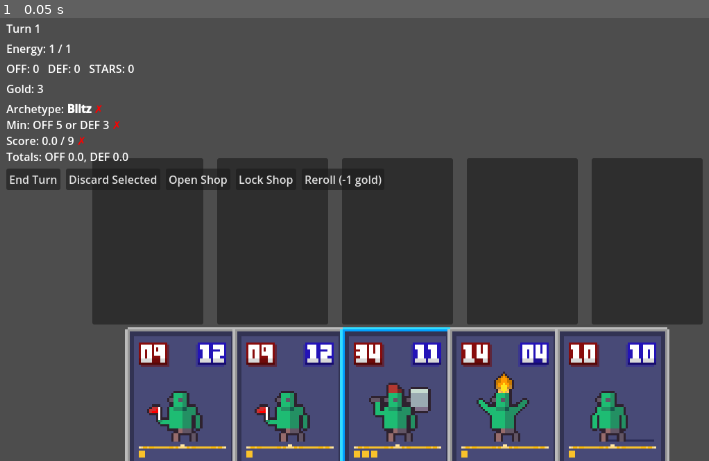
Above: before the commit, frame 1.
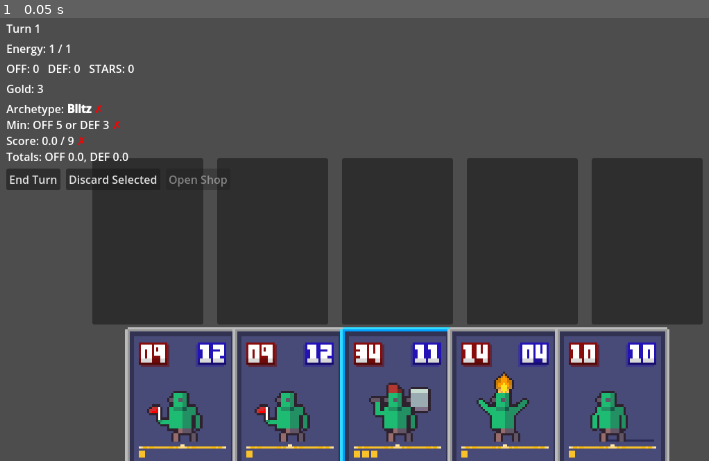
Above: after the commit, the same moment.

Repository: pewdsdamew-tech/goblin-card-game1
Game: Godot game, scene res://scenes/Game.tscn
The game is run twice, just before and just after one commit, with the same random seed, the same clock (stepped at 60 frames per second) and the same inputs.
Inputs:
- Up to frame 1 (0.05 s): no input

The runs differ from the first frame. In frame 1, 0.3% of the frame differs, in the area x 23-54%, y 34-39%.

Commit message:
Gate shop actions to pending state and remove extra lock/reroll buttons

Diff:
--- a/scenes/Game.tscn
+++ b/scenes/Game.tscn
@@ -68,14 +68,6 @@
 layout_mode = 2
 text = "Open Shop"
 
-[node name="ShopLockButton" type="Button" parent="Stats/VBoxContainer/Buttons"]
-layout_mode = 2
-text = "Lock Shop"
-
-[node name="ShopRerollButton" type="Button" parent="Stats/VBoxContainer/Buttons"]
-layout_mode = 2
-text = "Reroll (-1 gold)"
-
 [node name="VBoxContainer" type="VBoxContainer" parent="."]
 layout_mode = 0
 anchor_right = 1.0
--- a/scripts/Game.gd
+++ b/scripts/Game.gd
@@ -36,6 +36,7 @@
 var shop_open: bool = false
 var shop_minimized: bool = false
 var shop_locked: bool = false
+var shop_pending: bool = false
 
 
 func _ready() -> void:
@@ -322,6 +323,7 @@
 	var requirements := get_turn_requirements(turn_number)
 	if _meets_requirements(requirements):
 		turn_number += 1
+		shop_pending = true
 		_open_shop_overlay()
 	else:
 		_show_game_over(requirements)
@@ -355,6 +357,7 @@
 
 func _start_turn() -> void:
 	_close_shop_overlay(false)
+	shop_pending = false
 	purchases_this_turn = 0
 	discard_gold_claimed = false
 	if turn_number == 1:
@@ -596,6 +599,8 @@
 
 
 func _open_shop_overlay() -> void:
+	if not shop_pending:
+		return
 	shop_open = true
 	shop_minimized = false
 	# Respect lock: only clear when unlocked and empty
@@ -660,11 +665,15 @@
 
 
 func _on_shop_skip_pressed() -> void:
+	if not shop_pending:
+		return
 	_close_shop_overlay(true)
 	_start_turn()
 
 
 func _on_shop_toggle_pressed() -> void:
+	if not shop_pending:
+		return
 	if not shop_open:
 		_open_shop_overlay()
 		return
@@ -681,6 +690,8 @@
 
 
 func _try_buy_card(card: Node) -> void:
+	if not shop_pending:
+		return
 	if purchases_this_turn >= 1:
 		return
 	if card == null or not _is_in_shop_offer(card):
@@ -723,6 +734,7 @@
 func _update_shop_toggle_label() -> void:
 	if not shop_toggle_button:
 		return
+	shop_toggle_button.disabled = not shop_pending
 	if shop_open:
 		shop_toggle_button.text = "Hide Shop" if shop_overlay.visible else "Show Shop"
 	else:
